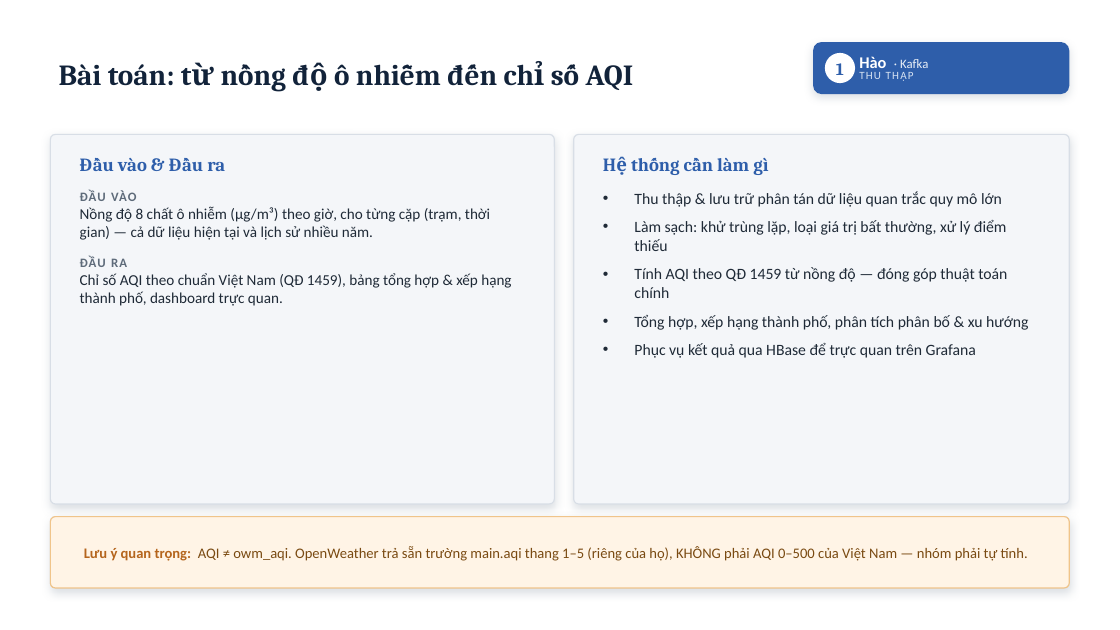
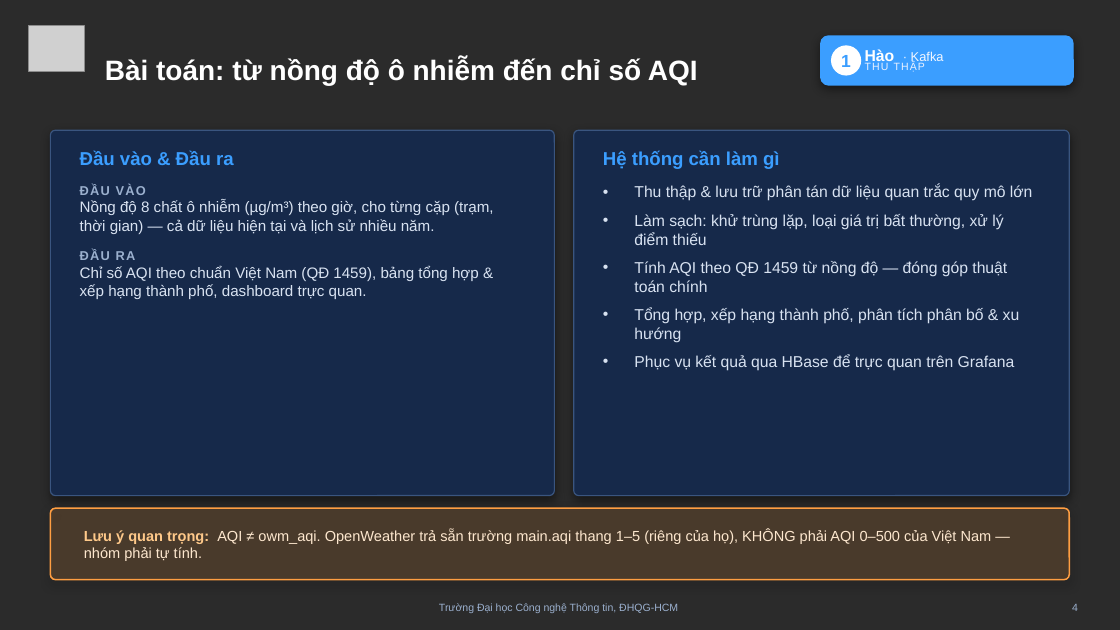
Before and after one commit to khuyn110400/big-data-aqi, a slide deck: slide 4 of docs/slides/Slide_ThuyetTrinh_AQI.pptx (slide 3 before the commit). Drawn at 1120x630 pixels with LibreOffice and Linux fonts; fonts in the diff are those of the drawing; grey boxes stand for pictures; background and template pictures are left out; a plain dark background stands for a picture behind light text. Boxes give left, top, right and bottom in pixels: in the first picture for what was removed or moved away, otherwise in the second. Text is boxed around its words. In the diff, an @@ line names an element or a change of style, - is before the commit and + after.

```diff
--- a/docs/slides/Slide_ThuyetTrinh_AQI.pptx
+++ b/docs/slides/Slide_ThuyetTrinh_AQI.pptx
@@ background #FFFFFF to picture (left out) @@
@@ picture added at box(29, 25, 84, 71) @@
@@ text "Bài toán: từ nồng độ ...": place and size @@
-text "Bài toán: từ nồng độ ..." at box(59, 64, 634, 90)
+text "Bài toán: từ nồng độ ..." at box(105, 58, 698, 85)
@@ text "Bài toán: từ nồng độ ..." at box(105, 58, 698, 85): size 25 to 24 pt, font Cambria to Arial, text colour #12233A to #FFFFFF @@
@@ rounded rectangle: place and size @@
-rounded rectangle at box(813, 42, 1070, 94)
+rounded rectangle at box(820, 35, 1074, 86)
@@ rounded rectangle at box(820, 35, 1074, 86): fill #2E5EAA to #3B9EFF; shadow changed; proportions changed @@
@@ font Cambria to Arial, text colour #2E5EAA to #3B9EFF in 3 elements at box(80, 150, 234, 165), box(603, 150, 780, 169), box(841, 55, 851, 67) @@
@@ 2 texts, 1 ellipse: place and size @@
-2 texts, 1 ellipse at box(825, 53, 914, 83)
+2 texts, 1 ellipse at box(831, 45, 925, 76)
@@ text "Hào · Kafka": place and size @@
-text "Hào · Kafka" at box(859, 56, 886, 73)
+text "Hào · Kafka" at box(865, 49, 895, 65)
@@ text "Hào · Kafka" at box(865, 49, 895, 65): size 14 to 13.5 pt in "Hào"; font Calibri to Arial; text colour #E8EEF6 to #F2F7FF in "· Kafka" @@
@@ text "THU THẬP" at box(865, 62, 925, 72): size 9.5 to 9 pt, font Calibri to Arial, text colour #D6E2F2 to #EAF2FF @@
@@ rounded rectangle: place and size @@
-rounded rectangle at box(50, 134, 555, 504)
+rounded rectangle at box(50, 130, 555, 496)
@@ rounded rectangle at box(50, 130, 555, 496): fill #F4F6F9 to #16294A; outline #D8DEE6 1 pt to #3A557F 1 pt; shadow changed @@
@@ rounded rectangle at box(574, 130, 1070, 496): fill #F4F6F9 to #16294A; outline #D8DEE6 1 pt to #3A557F 1 pt; shadow changed @@
@@ rounded rectangle: place and size @@
-rounded rectangle at box(574, 134, 1070, 504)
+rounded rectangle at box(574, 130, 1070, 496)
@@ text "ĐẦU VÀO": place and size @@
-text "ĐẦU VÀO" at box(80, 191, 511, 306)
+text "ĐẦU VÀO" at box(80, 184, 494, 299)
@@ text "ĐẦU VÀO" at box(80, 184, 494, 299): font Calibri to Arial, text colour #1F2A37 to #D8E2F1; text colour #5E6B7A to #9BB0CE in "ĐẦU VÀO", "ĐẦU RA" @@
@@ text "Thu thập & lưu trữ ..." at box(634, 185, 1032, 371): font Calibri to Arial, text colour #1F2A37 to #D8E2F1 @@
@@ rounded rectangle: place and size @@
-rounded rectangle at box(50, 517, 1070, 588)
+rounded rectangle at box(50, 508, 1070, 580)
@@ rounded rectangle at box(50, 508, 1070, 580): fill #FFF4E6 to #FF9E42 at 16% opacity; outline #D8DEE6 1 pt to #FF9E42 1.3 pt; shadow changed @@
@@ text "Lưu ý quan trọng: AQI ...": place and size @@
-text "Lưu ý quan trọng: AQI ..." at box(84, 546, 1028, 561)
+text "Lưu ý quan trọng: AQI ..." at box(84, 529, 992, 561)
@@ text "Lưu ý quan trọng: AQI ..." at box(84, 529, 992, 561): font Calibri to Arial; text colour #B5651D to #FFC98A in "Lưu ý quan trọng:"; text colour #7A4A12 to #FDE7CE in "AQI ≠ owm_aqi. OpenWeather trả sẵn trường ..." @@
@@ rounded rectangle removed at box(50, 517, 1070, 588) @@
@@ text added at box(439, 603, 678, 613), 9 pt, text #9BB0CE @@
+Trường Đại học Công nghệ Thông tin, ĐHQG-HCM
@@ text added at box(1072, 604, 1078, 611), 9 pt, text #9BB0CE @@
+4
```
Also in this commit, not shown: 25 other slides changed, 2 slides added.
